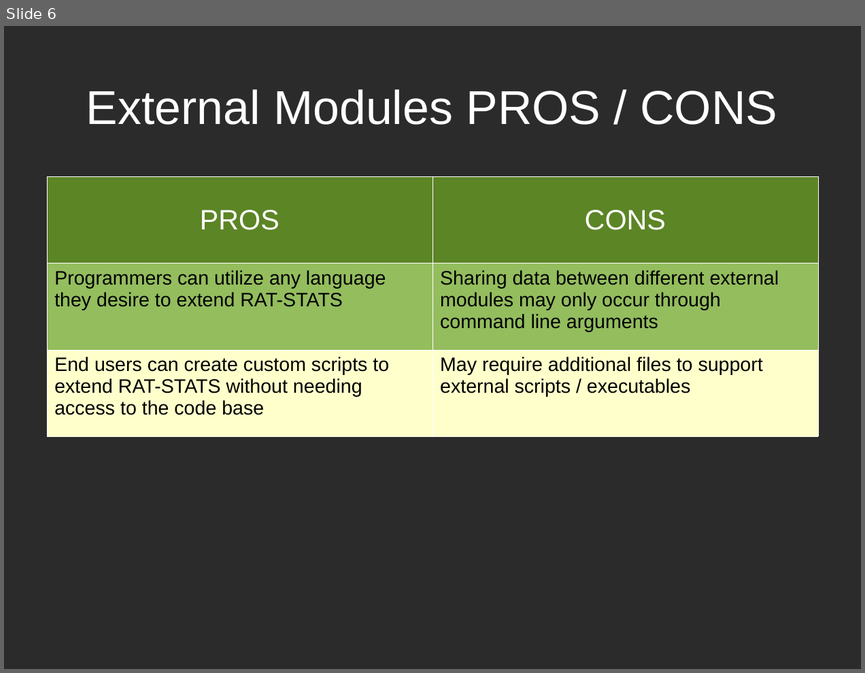
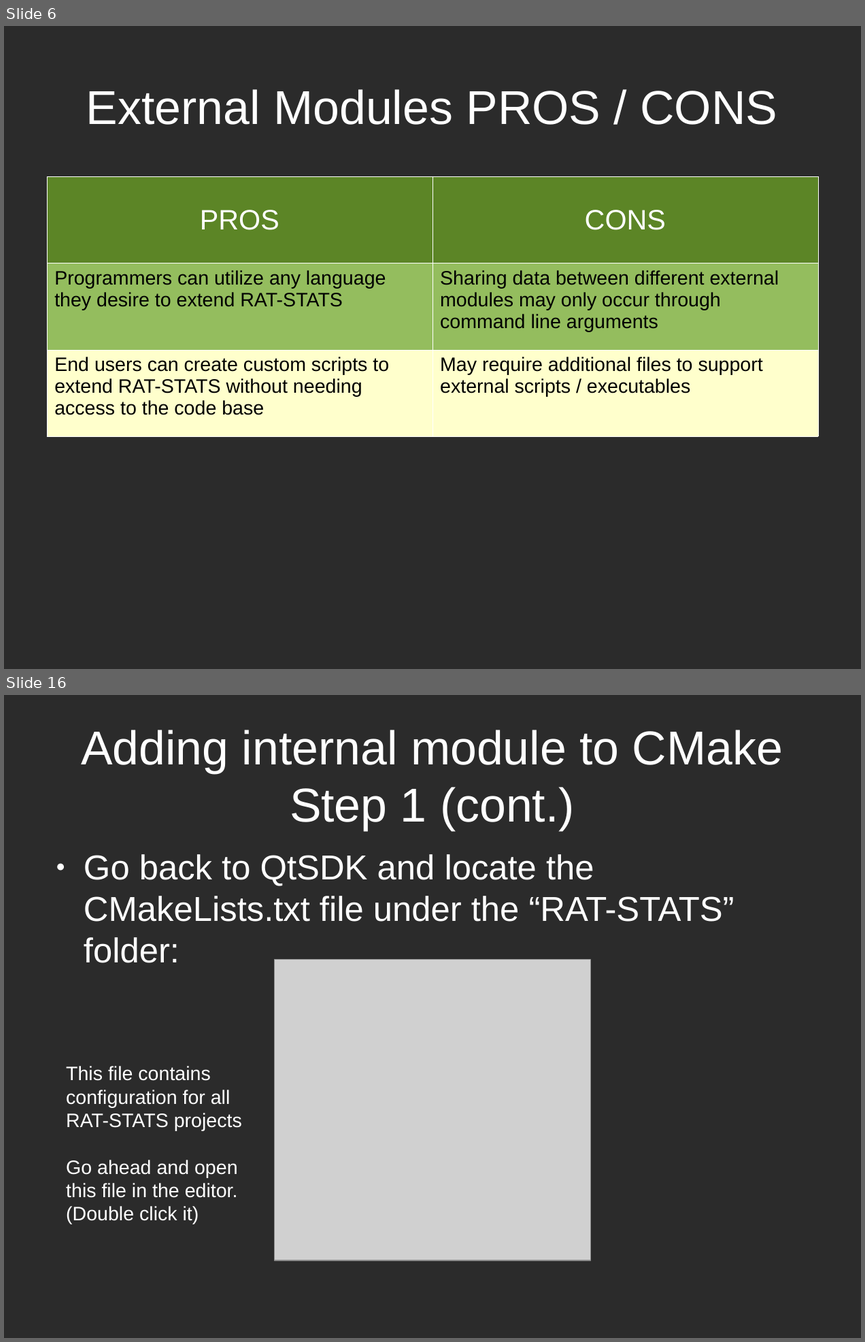
Before and after one commit to cbtek/RStats2017, a slide deck: submission/rstats_help/rstats_module_extensions.odp. Shown one above the other, each under a label of ours: slide 6 before the commit, slides 6 and 16 after it; the slides between them are not shown. The pictures are 865x673 and 865x1342 pixels, drawn with LibreOffice and Linux fonts; fonts in the diff are those of the drawing; grey boxes stand for pictures; background and template pictures are left out; a plain dark background stands for a picture behind light text. Boxes give left, top, right and bottom in pixels: in the first picture for what was removed or moved away, otherwise in the second. Text is boxed around its words. In the diff, an @@ line names an element or a change of style, - is before the commit and + after.

```diff
--- a/submission/rstats_help/rstats_module_extensions.odp
+++ b/submission/rstats_help/rstats_module_extensions.odp
@@ slide 16 added at (4,695,861,1338), background picture (left out) @@
@@ title added at (81,730,783,830), 44 pt, text #FFFFFF @@
+Adding internal module to CMake
+Step 1 (cont.)
@@ text added at (84,854,734,963), 32 pt, text #FFFFFF @@
+● Go back to QtSDK and locate the CMakeLists.txt file under the “RAT-STATS” folder:
@@ picture added at (275,960,591,1260) @@
@@ text added at (66,1066,242,1224), 18 pt, text #FFFFFF @@
+This file contains configuration for all RAT-STATS projects
+Go ahead and open this file in the editor. (Double click it)
```
Also in this commit, not shown: 3 slides changed, 18 other slides added, 16 other files.
